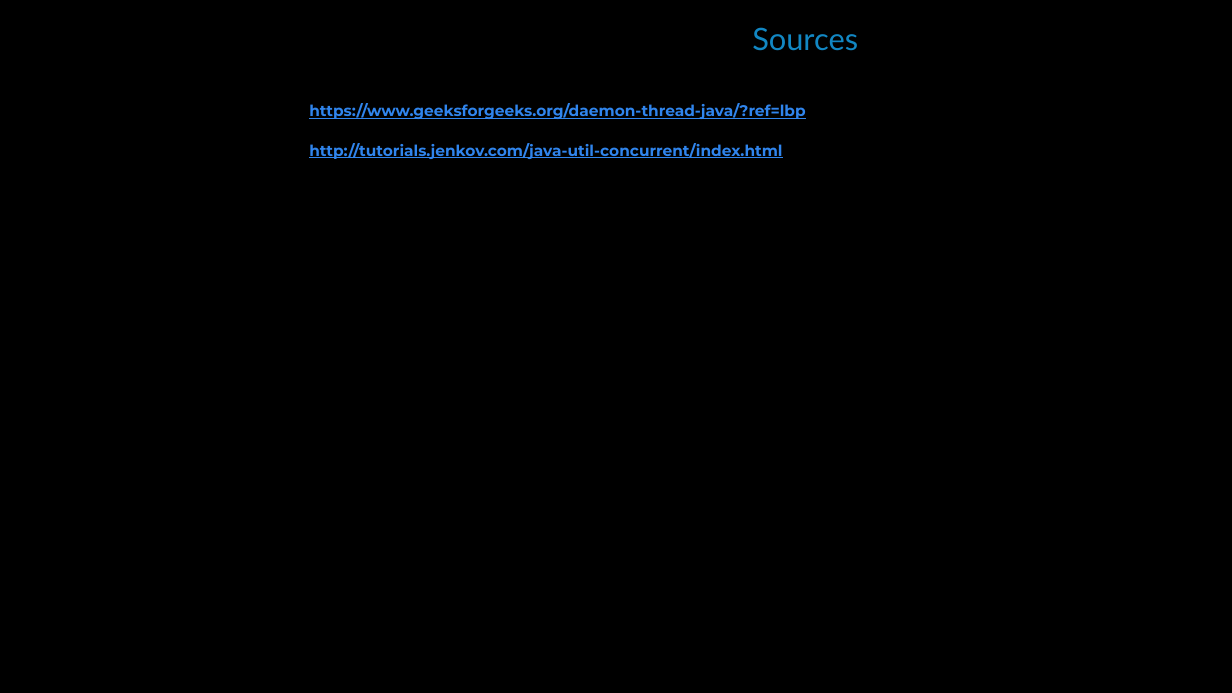
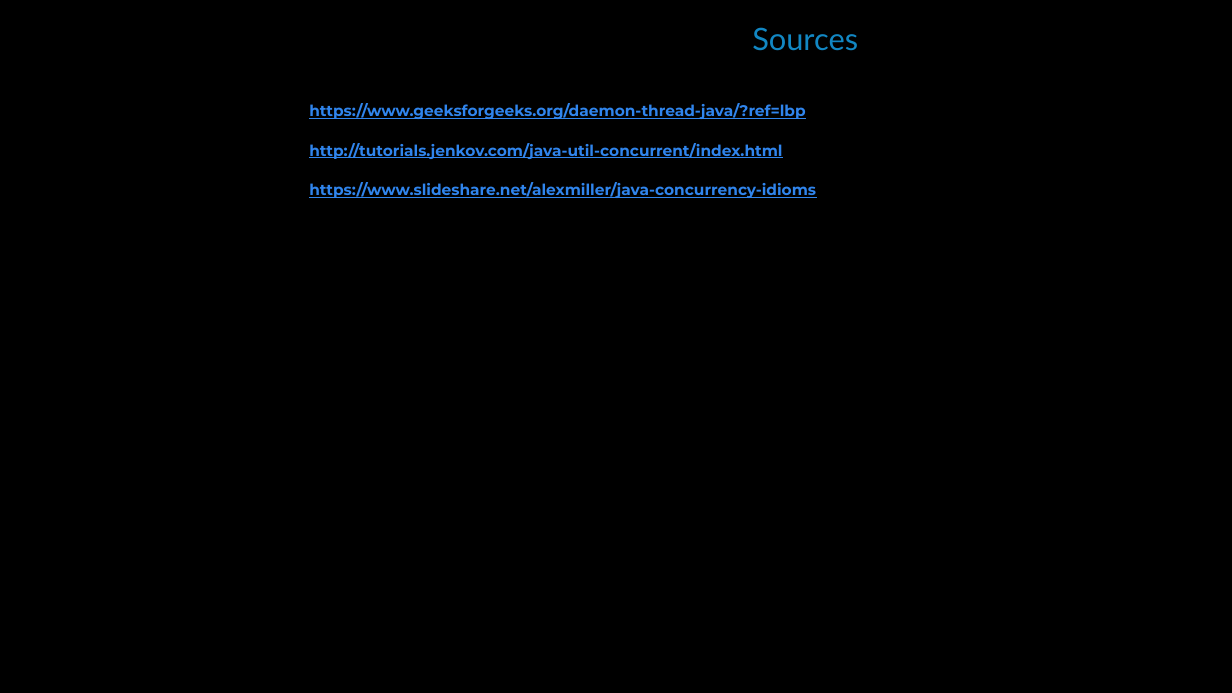
Before and after one commit to simon-pikalov/Ariel_OOP_2020, a slide deck: slide 21 of Classes/week_06/TA/simon_group/oop6.pptx (slide 19 before the commit). Drawn at 1232x693 pixels with LibreOffice and Linux fonts; fonts in the diff are those of the drawing; background and template pictures are left out. Boxes give left, top, right and bottom in pixels: in the first picture for what was removed or moved away, otherwise in the second. Text is boxed around its words. In the diff, an @@ line names an element or a change of style, - is before the commit and + after.

```diff
--- a/Classes/week_06/TA/simon_group/oop6.pptx
+++ b/Classes/week_06/TA/simon_group/oop6.pptx
@@ text at (309,182,816,198): paragraph added @@
+https://www.slideshare.net/alexmiller/java-concurrency-idioms
```
Also in this commit, not shown: 2 slides added, 7 other files.
